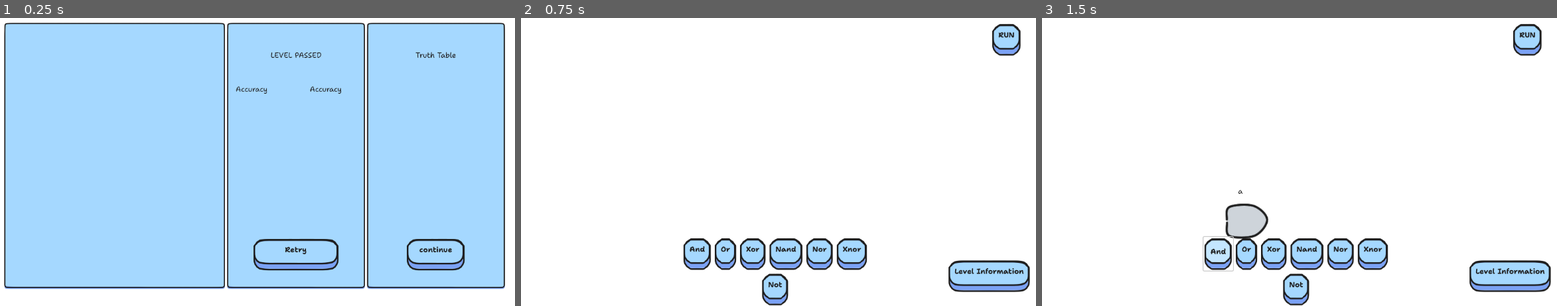
Above: before the commit, frames 1-3 (left to right).
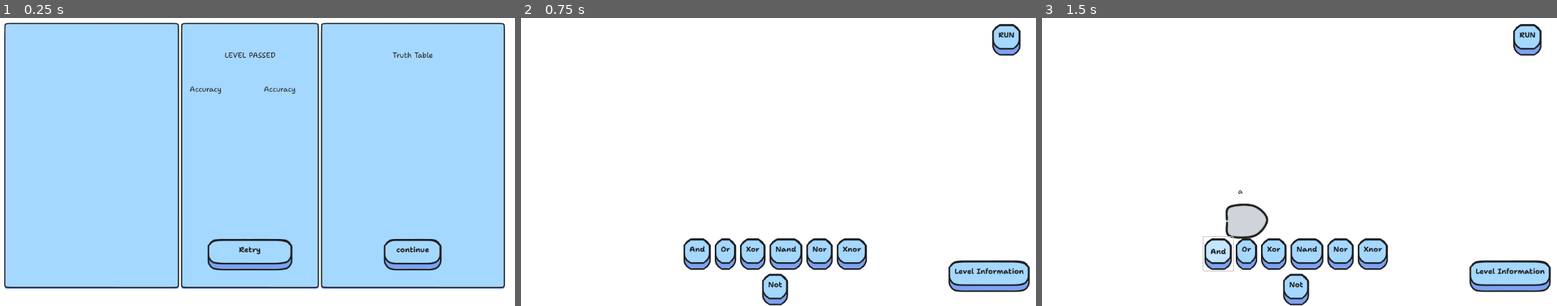
Above: after the commit, the same moments.

Repository: sininen-blue/logic-gate-tesseract
Game: Godot game, scene res://ui/level_complete.tscn
Same seed, same stepped clock (60 frames per second), same inputs: the game is played once before the commit and once after it. This scene is started directly instead of the project's main scene.
Inputs:
- Up to frame 1 (0.25 s): no input
- Up to frame 2 (0.75 s): click "Retry" at 0.5 s
- Up to frame 3 (1.5 s): click "And" at 1.25 s

The runs differ from the first frame. In frame 1, 5.8% of the frame differs, in the area x 34-91%, y 1-95%; in frame 2, nothing differs; in frame 3, nothing differs.
Error in both runs: Invalid access to property or key 'data' on a base object of type 'Nil'. (res://ui/truth_table_container.gd:11)

Commit message:
moved files, changed level complete, and cleaned up row

Diff:
--- a/ui/components/truth_table_row.tscn
+++ b/ui/components/truth_table_row.tscn
@@ -5,7 +5,7 @@
 [ext_resource type="Texture2D" uid="uid://ocj6bmrft80d" path="res://assets/UI/icons/check.png" id="2_8tb15"]
 
 [node name="TruthTableRow" type="Panel"]
-custom_minimum_size = Vector2(320, 40)
+custom_minimum_size = Vector2(200, 40)
 script = ExtResource("1_2kjam")
 
 [node name="VariablesLabel" type="Label" parent="."]
@@ -14,21 +14,22 @@
 anchor_right = 1.0
 anchor_bottom = 1.0
 offset_left = 8.0
-offset_right = -48.0
+offset_right = -96.0
 offset_bottom = -8.0
 grow_horizontal = 2
 grow_vertical = 2
 theme_override_fonts/font = ExtResource("1_md0bv")
 text = "11111001010110111010101"
 vertical_alignment = 1
+clip_text = true
 
 [node name="OutputLabel" type="Label" parent="."]
 layout_mode = 1
 anchors_preset = 15
 anchor_right = 1.0
 anchor_bottom = 1.0
-offset_left = 216.0
-offset_right = -56.0
+offset_left = 129.0
+offset_right = -42.0
 offset_bottom = -8.0
 grow_horizontal = 2
 grow_vertical = 2
--- a/ui/level_complete.tscn
+++ b/ui/level_complete.tscn
@@ -1,8 +1,7 @@
-[gd_scene load_steps=4 format=3 uid="uid://drcweefw840r3"]
+[gd_scene load_steps=3 format=3 uid="uid://drcweefw840r3"]
 
 [ext_resource type="Script" path="res://ui/level_complete.gd" id="1_336ks"]
 [ext_resource type="Script" path="res://ui/truth_table_container.gd" id="2_y8h4p"]
-[ext_resource type="PackedScene" uid="uid://tehs3antoin3" path="res://ui/level_complete_components/row.tscn" id="3_fjesm"]
 
 [node name="LevelComplete" type="Control"]
 layout_mode = 3
@@ -28,7 +27,7 @@
 grow_vertical = 2
 
 [node name="Leaderboard" type="Panel" parent="HBoxContainer"]
-custom_minimum_size = Vector2(300, 0)
+custom_minimum_size = Vector2(150, 0)
 layout_mode = 2
 size_flags_horizontal = 3
 
@@ -88,7 +87,7 @@
 text = "Retry"
 
 [node name="TruthTable" type="Panel" parent="HBoxContainer"]
-custom_minimum_size = Vector2(300, 0)
+custom_minimum_size = Vector2(400, 0)
 layout_mode = 2
 
 [node name="TruthTable" type="ScrollContainer" parent="HBoxContainer/TruthTable"]
@@ -111,7 +110,6 @@
 size_flags_horizontal = 3
 size_flags_vertical = 3
 script = ExtResource("2_y8h4p")
-ROW = ExtResource("3_fjesm")
 
 [node name="Title" type="Label" parent="HBoxContainer/TruthTable"]
 layout_mode = 1
--- a/ui/level_complete_components/row.gd
+++ /dev/null
@@ -1,11 +0,0 @@
-extends Panel
-
-var variables: String = ""
-var correct: bool = false
-
-@onready var assessment: Label = $Assessment
-@onready var variables_label: Label = $VariablesLabel
-
-func _ready() -> void:
-	variables_label.text = variables
-	assessment.text = str(correct)
--- a/ui/level_complete_components/row.tscn
+++ /dev/null
@@ -1,30 +0,0 @@
-[gd_scene load_steps=2 format=3 uid="uid://tehs3antoin3"]
-
-[ext_resource type="Script" path="res://ui/level_complete_components/row.gd" id="1_iradb"]
-
-[node name="Row" type="Panel"]
-custom_minimum_size = Vector2(0, 40)
-offset_right = 326.0
-offset_bottom = 40.0
-script = ExtResource("1_iradb")
-
-[node name="Assessment" type="Label" parent="."]
-layout_mode = 1
-anchors_preset = 11
-anchor_left = 1.0
-anchor_right = 1.0
-anchor_bottom = 1.0
-offset_left = -60.0
-grow_horizontal = 0
-grow_vertical = 2
-horizontal_alignment = 2
-
-[node name="VariablesLabel" type="Label" parent="."]
-layout_mode = 1
-anchors_preset = 4
-anchor_top = 0.5
-anchor_bottom = 0.5
-offset_top = -20.0
-offset_right = 47.0
-offset_bottom = 20.0
-grow_vertical = 2
--- a/ui/components/level_info.gd
+++ b/ui/level_select/level_info.gd
@@ -1,9 +1,8 @@
 extends Panel
 
-@export var simulation_scene : PackedScene
-@export var input_node : PackedScene
-@export var output_node : PackedScene
-
+var simulation_scene: PackedScene = preload("uid://swjkfmyam37c")
+var input_node: PackedScene = preload("uid://bbinj3e4ms0sl")
+var output_node: PackedScene = preload("uid://dumop2qw31tk5")
 var table_row: PackedScene = preload("uid://57o5uax0nrfc")
 
 @onready var level_title: Label = $LevelTitle
--- a/ui/components/level_info.tscn
+++ b/ui/level_select/level_info.tscn
@@ -1,9 +1,6 @@
-[gd_scene load_steps=6 format=3 uid="uid://dttx53vhtgwy1"]
+[gd_scene load_steps=3 format=3 uid="uid://dttx53vhtgwy1"]
 
-[ext_resource type="Script" path="res://ui/components/level_info.gd" id="1_dbdb1"]
-[ext_resource type="PackedScene" uid="uid://swjkfmyam37c" path="res://simulation/simulation.tscn" id="2_6gbl3"]
-[ext_resource type="PackedScene" uid="uid://bbinj3e4ms0sl" path="res://ui/components/input_node.tscn" id="3_ak1m1"]
-[ext_resource type="PackedScene" uid="uid://dumop2qw31tk5" path="res://ui/components/output_node.tscn" id="4_b1ryx"]
+[ext_resource type="Script" path="res://ui/level_select/level_info.gd" id="1_dbdb1"]
 [ext_resource type="FontFile" uid="uid://d3ya2ni4d4nbf" path="res://assets/UI/font/Static/Shantell_Sans-Normal-Bold.otf" id="5_xk1bm"]
 
 [node name="LevelInfo" type="Panel"]
@@ -19,9 +16,6 @@
 grow_horizontal = 2
 grow_vertical = 2
 script = ExtResource("1_dbdb1")
-simulation_scene = ExtResource("2_6gbl3")
-input_node = ExtResource("3_ak1m1")
-output_node = ExtResource("4_b1ryx")
 metadata/_edit_lock_ = true
 
 [node name="LevelTitle" type="Label" parent="."]
--- a/ui/level_select/level_select.tscn
+++ b/ui/level_select/level_select.tscn
@@ -1,7 +1,7 @@
 [gd_scene load_steps=3 format=3 uid="uid://yrih2e5sant0"]
 
 [ext_resource type="Script" path="res://ui/level_select/level_select.gd" id="1_6kh77"]
-[ext_resource type="PackedScene" uid="uid://dttx53vhtgwy1" path="res://ui/components/level_info.tscn" id="3_7seht"]
+[ext_resource type="PackedScene" uid="uid://dttx53vhtgwy1" path="res://ui/level_select/level_info.tscn" id="3_7seht"]
 
 [node name="LevelSelect" type="Control"]
 layout_mode = 3
--- a/ui/truth_table_container.gd
+++ b/ui/truth_table_container.gd
@@ -5,7 +5,7 @@
 var correct: int
 var full_points: int
 
-@export var ROW: PackedScene
+var truth_table_row: PackedScene = preload("uid://57o5uax0nrfc")
 
 func start() -> void:
 	var level_data : Dictionary = DataManager.current_level.data
@@ -17,21 +17,26 @@
 	var content : String = file.get_as_text()
 	var results : Array = JSON.parse_string(content)
 
+	var output_count : int = int(level_data["end_count"])
+	var input_count : int = len(level_data["truth_table"][0]) - output_count
+
 	for row_index in range(len(truth_table)):
 		for end_index in range(end_count):
 			var target: String = truth_table[row_index][start_count+end_index]
 			var answer: String = results[row_index][start_count+end_index]
+
+			var row_string: String = truth_table[row_index]
 			if target == answer:
-				create_row(truth_table[row_index], true)
+				create_row(row_string.left(input_count), row_string.right(output_count), true)
 				correct += 1
 			else:
-				create_row(truth_table[row_index], false)
+				create_row(row_string.left(input_count), row_string.right(output_count), false)
 
 	done.emit(correct, len(truth_table))
 
 
-func create_row(vars: String, is_correct: bool) -> void:
-	var row: Panel = ROW.instantiate()
-	row.variables = vars
-	row.correct = is_correct
-	add_child(row)
+func create_row(vars: String, outputs: String, is_correct: bool) -> void:
+	var new_row: Panel = truth_table_row.instantiate()
+	new_row.variables = vars
+	new_row.correct = is_correct
+	add_child(new_row)
